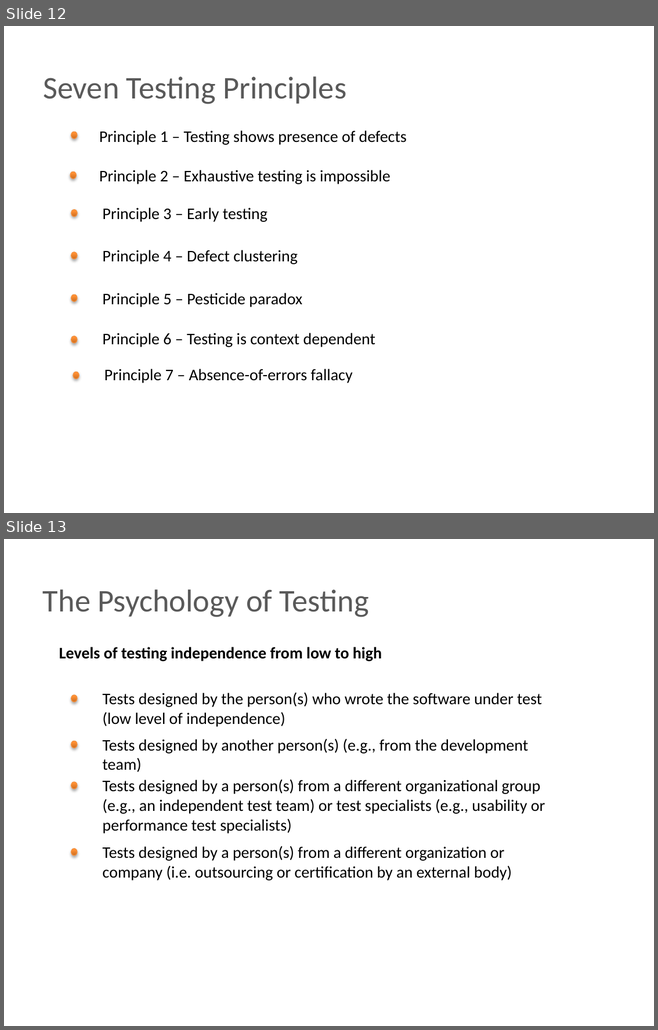
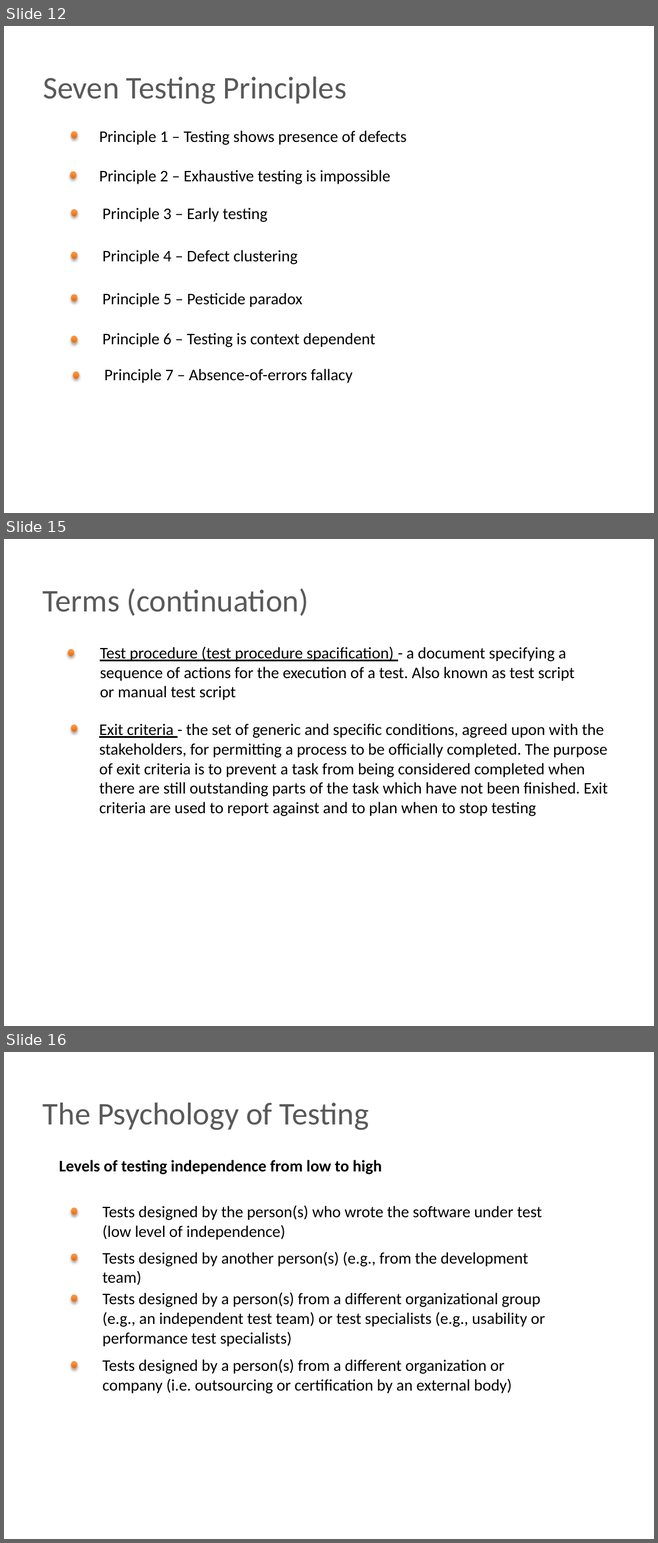
Before and after one commit to BigRacer/swtesting, a slide deck: inna/Занятие 1.pptx. Shown one above the other, each under a label of ours: slides 12 and 13 before the commit, slides 12, 15 and 16 after it; the slides between them are not shown. The pictures are 658x1030 and 658x1543 pixels, drawn with LibreOffice and Linux fonts; fonts in the diff are those of the drawing; background and template pictures are left out. Boxes give left, top, right and bottom in pixels: in the first picture for what was removed or moved away, otherwise in the second. Text is boxed around its words. In the diff, an @@ line names an element or a change of style, - is before the commit and + after.

```diff
--- a/inna/Занятие 1.pptx
+++ b/inna/Занятие 1.pptx
@@ slide 15 added at [4, 539, 654, 1026], background picture (left out) @@
@@ text added at [43, 588, 308, 616], 35 pt, text #595959 @@
+Terms (continuation)
@@ ellipse added at [68, 649, 74, 657], fill gradient #CC6E20 to #FF9034 to #FF9136, outline #F69240 0.75 pt @@
@@ text added at [100, 646, 574, 700], 18 pt, text #000000 @@
+Test procedure (test procedure spacification) - a document specifying a sequence of actions for the execution of a test. Also known as test script or manual test script
@@ ellipse added at [71, 725, 76, 732], fill gradient #CC6E20 to #FF9034 to #FF9136, outline #F69240 0.75 pt @@
@@ text added at [99, 723, 608, 816], 18 pt, text #000000 @@
+Exit criteria - the set of generic and specific conditions, agreed upon with the stakeholders, for permitting a process to be officially completed. The purpose of exit criteria is to prevent a task from being considered completed when there are still outstanding parts of the task which have not been finished. Exit criteria are used to report against and to plan when to stop testing
@@ what was slide 13 is now slide 16 @@
```
Also in this commit, not shown: 2 slides changed, 2 other slides added, 3 other files.
